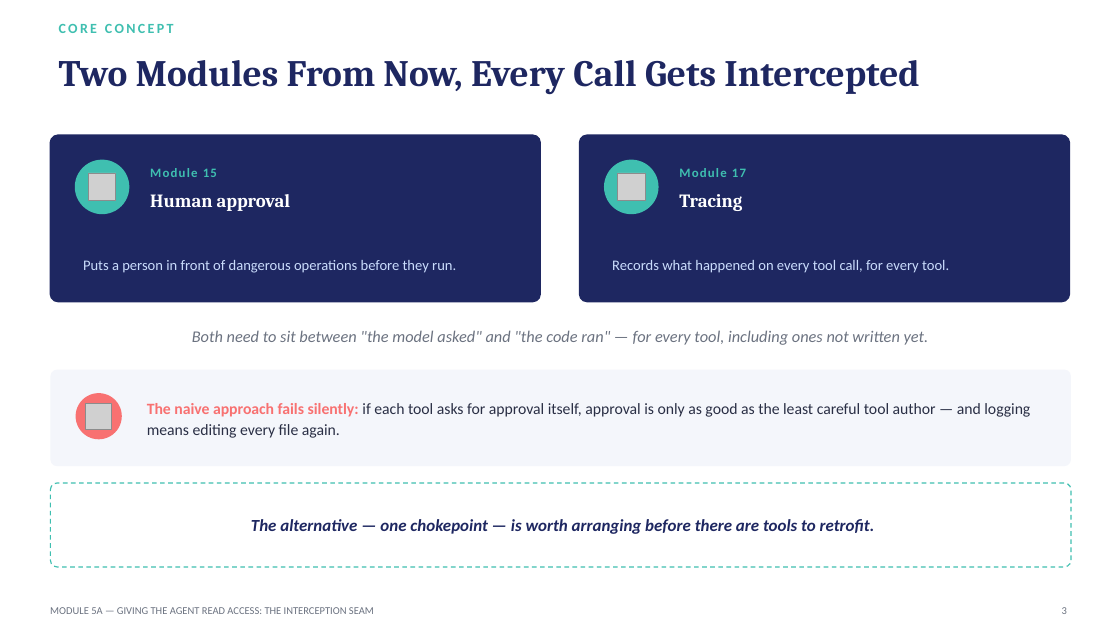
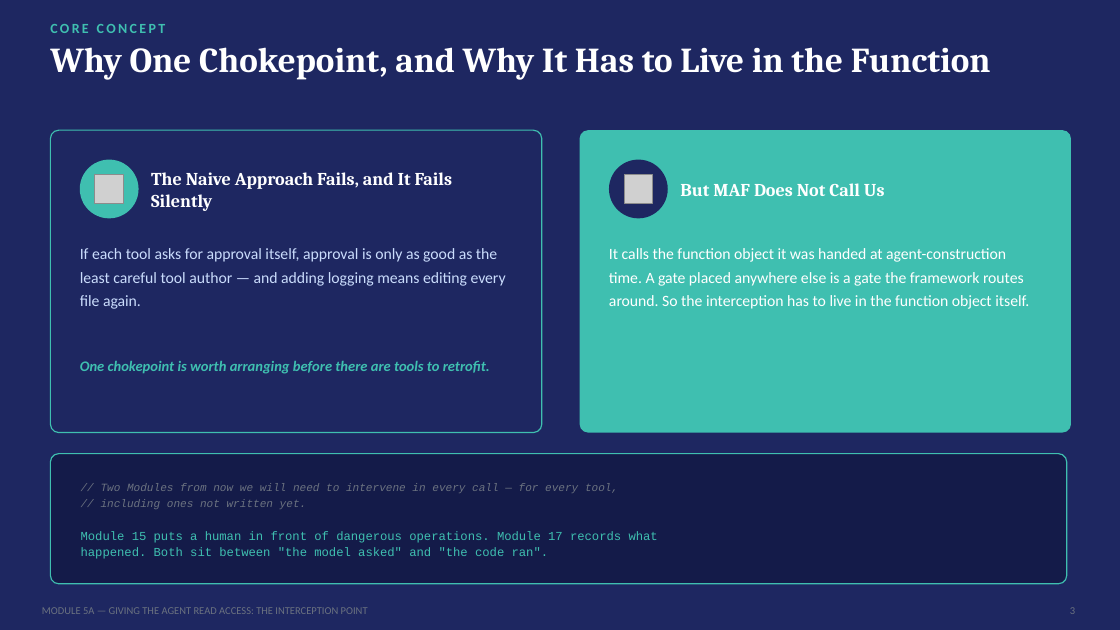
Before and after one commit to SeattleDiver/MAF-MiniCode, a slide deck: slide 3 of Projects/Module05a-TheInterceptionSeam/Module05a - Giving the Agent Read Access - The Interception Seam.pptx. Drawn at 1120x630 pixels with LibreOffice and Linux fonts; fonts in the diff are those of the drawing; grey boxes stand for pictures. Boxes give left, top, right and bottom in pixels: in the first picture for what was removed or moved away, otherwise in the second. Text is boxed around its words. In the diff, an @@ line names an element or a change of style, - is before the commit and + after.

```diff
--- a/Projects/Module05a-TheInterceptionSeam/Module05a - Giving the Agent Read Access - The Interception Seam.pptx
+++ b/Projects/Module05a-TheInterceptionSeam/Module05a - Giving the Agent Read Access - The Interception Seam.pptx
@@ background #FFFFFF to #1E2761 @@
@@ text "CORE CONCEPT": place and size @@
-text "CORE CONCEPT" at (59, 24, 174, 33)
+text "CORE CONCEPT" at (50, 24, 166, 33)
@@ text at (50, 47, 991, 80): text changed; size 32 to 30 pt; text colour #1E2761 to #FFFFFF @@
-Two Modules From Now, Every Call Gets Intercepted
+Why One Chokepoint, and Why It Has to Live in the Function
@@ rounded rectangle: place and size @@
-rounded rectangle at (50, 134, 541, 302)
+rounded rectangle at (50, 130, 542, 433)
@@ rounded rectangle at (50, 130, 542, 433): outline none to #3FBFB0 1 pt; proportions changed @@
@@ rounded rectangle: place and size @@
-rounded rectangle at (579, 134, 1070, 302)
+rounded rectangle at (580, 130, 1071, 433)
@@ rounded rectangle at (580, 130, 1071, 433): fill #1E2761 to #3FBFB0; proportions changed @@
@@ ellipse: place and size @@
-ellipse at (75, 160, 129, 214)
+ellipse at (80, 160, 139, 218)
@@ picture: place and size @@
-picture at (88, 173, 116, 201)
+picture at (95, 175, 124, 203)
@@ text removed at (150, 168, 217, 177) @@
-Module 15
@@ text at (151, 172, 453, 211): text changed; size 12.5 to 15.5 pt; font Calibri to Cambria; text colour #CADCFC to #FFFFFF; bold on @@
-Puts a person in front of dangerous operations before they run.
+The Naive Approach Fails, and It Fails Silently
@@ ellipse: place and size @@
-ellipse at (604, 160, 659, 214)
+ellipse at (609, 160, 668, 218)
@@ ellipse at (609, 160, 668, 218): fill #3FBFB0 to #1E2761 @@
@@ picture: place and size @@
-picture at (618, 173, 645, 201)
+picture at (624, 175, 653, 203)
@@ text removed at (679, 168, 746, 177) @@
-Module 17
@@ text removed at (150, 194, 291, 211) @@
-Human approval
@@ text removed at (679, 194, 742, 211) @@
-Tracing
@@ text at (680, 183, 885, 196): text changed; size 12.5 to 15.5 pt; font Calibri to Cambria; text colour #CADCFC to #FFFFFF; bold on @@
-Records what happened on every tool call, for every tool.
+But MAF Does Not Call Us
@@ vertical alignment middle to top in 4 elements at (50, 47, 991, 80), (80, 361, 490, 374), (80, 248, 506, 309), (609, 248, 1029, 309) @@
@@ text at (80, 248, 506, 309): text changed; text colour #2A2F45 to #CADCFC @@
-The naive approach fails silently: if each tool asks for approval itself, approval is only as good as the least careful tool author — and logging means editing every file again.
+If each tool asks for approval itself, approval is only as good as the least careful tool author — and adding logging means editing every file again.
@@ text at (609, 248, 1029, 309): text changed; size 14 to 13.5 pt; text colour #6B7280 to #FFFFFF; italic off @@
-Both need to sit between "the model asked" and "the code ran" — for every tool, including ones not written yet.
+It calls the function object it was handed at agent-construction time. A gate placed anywhere else is a gate the framework routes around. So the interception has to live in the function object itself.
@@ text at (80, 361, 490, 374): text changed; size 14.5 to 12.5 pt; text colour #1E2761 to #3FBFB0 @@
-The alternative — one chokepoint — is worth arranging before there are tools to retrofit.
+One chokepoint is worth arranging before there are tools to retrofit.
@@ ellipse removed at (76, 393, 122, 439) @@
@@ picture removed at (86, 403, 112, 429) @@
@@ rounded rectangle: place and size @@
-rounded rectangle at (50, 370, 1071, 466)
+rounded rectangle at (50, 454, 1067, 584)
@@ rounded rectangle at (50, 454, 1067, 584): fill #F4F6FB to #141B49; outline none to #3FBFB0 1 pt; proportions changed @@
@@ rounded rectangle removed at (50, 483, 1071, 567) @@
@@ text added at (101, 483, 618, 509), 9.5 pt, text #6B7280, italic @@
+// Two Modules from now we will need to intervene in every call — for every tool,
+// including ones not written yet.
@@ text added at (81, 531, 658, 559), 10.5 pt, text #3FBFB0 @@
+Module 15 puts a human in front of dangerous operations. Module 17 records what
+happened. Both sit between "the model asked" and "the code ran".
@@ text "3": place and size @@
-text "3" at (1062, 607, 1067, 614)
+text "3" at (1070, 607, 1075, 614)
@@ text at (42, 607, 368, 614): text changed @@
-MODULE 5A — GIVING THE AGENT READ ACCESS: THE INTERCEPTION SEAM
+MODULE 5A — GIVING THE AGENT READ ACCESS: THE INTERCEPTION POINT
```
Also in this commit, not shown: 5 other slides changed, 2 slides added, 2 slides removed, 26 other files.
